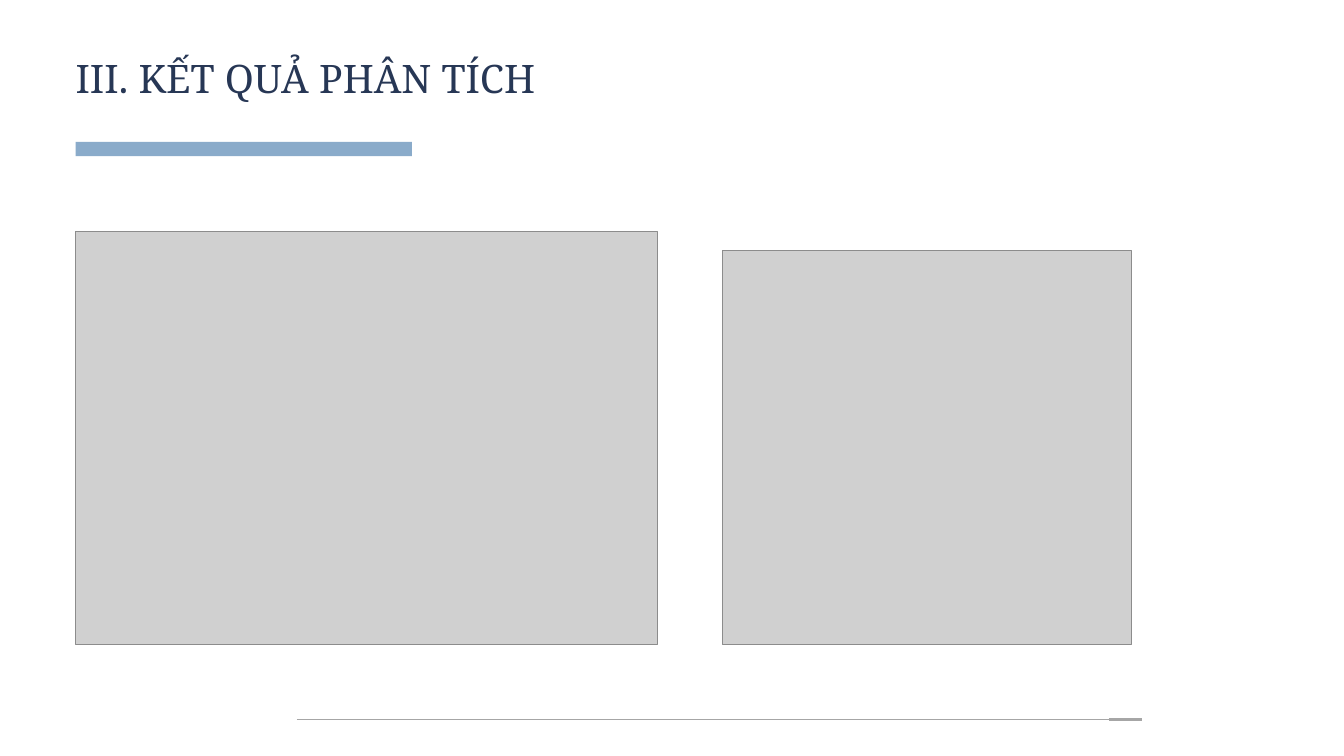
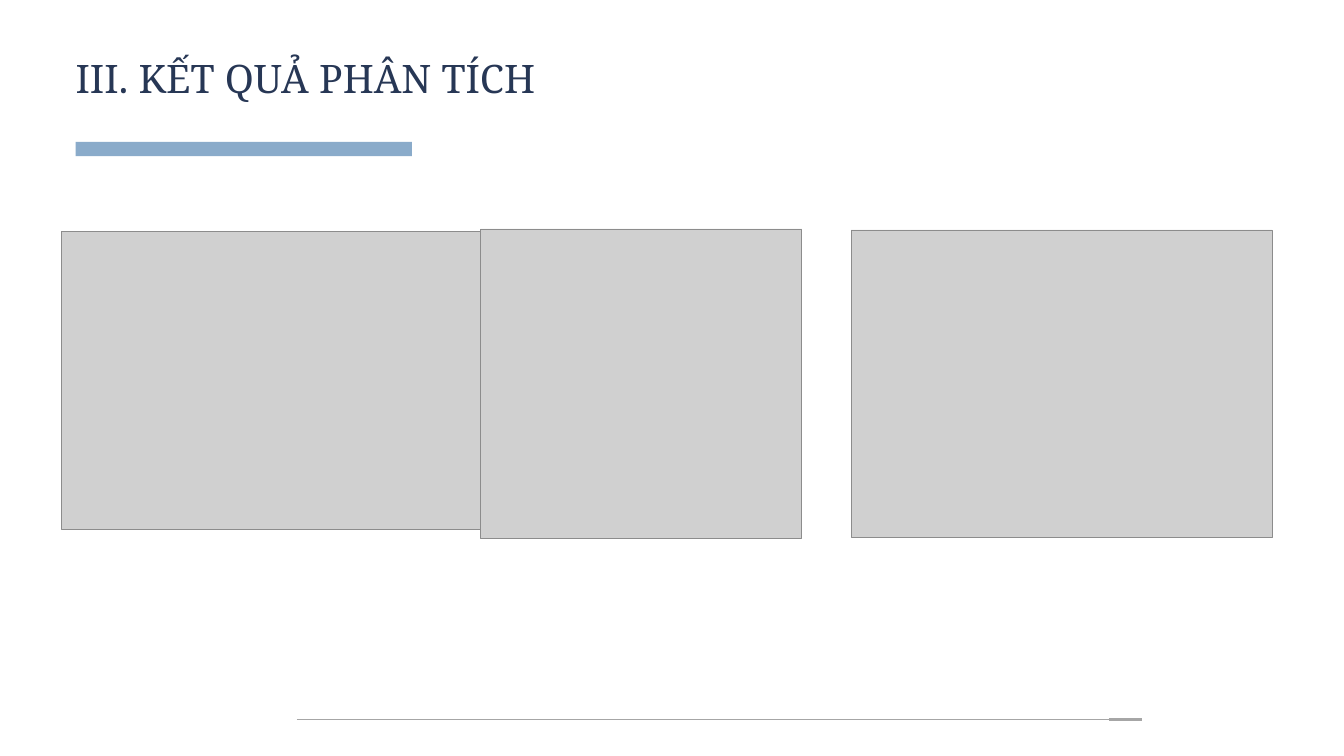
Before and after one commit to n0aHVN/Nhom01_BDML_02, a slide deck: slide 7 of Final/Nhom01.pptx (slide 8 before the commit). Drawn at 1344x756 pixels with LibreOffice and Linux fonts; fonts in the diff are those of the drawing; grey boxes stand for pictures. Boxes give left, top, right and bottom in pixels: in the first picture for what was removed or moved away, otherwise in the second. Text is boxed around its words. In the diff, an @@ line names an element or a change of style, - is before the commit and + after.

```diff
--- a/Final/Nhom01.pptx
+++ b/Final/Nhom01.pptx
@@ picture resized from (x1=75, y1=231, x2=657, y2=644) to (x1=62, y1=231, x2=481, y2=529) @@
@@ picture resized from (x1=722, y1=251, x2=1131, y2=645) to (x1=480, y1=229, x2=802, y2=539) @@
@@ picture added at (x1=851, y1=230, x2=1272, y2=537) @@
```
Also in this commit, not shown: 3 other slides changed, 2 slides removed.
